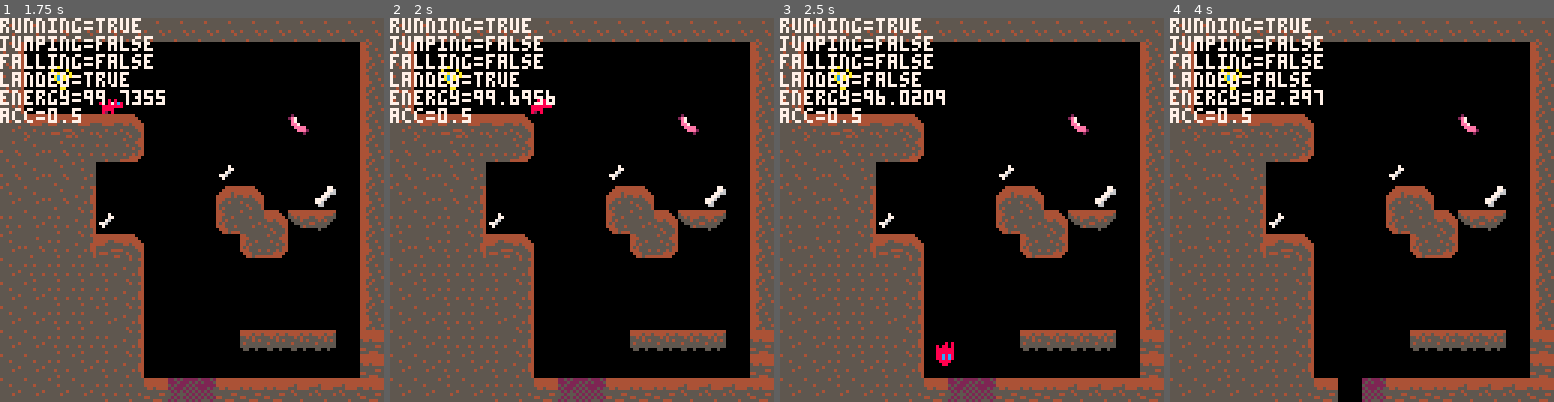
Above: before the commit, frames 1-4 (left to right).
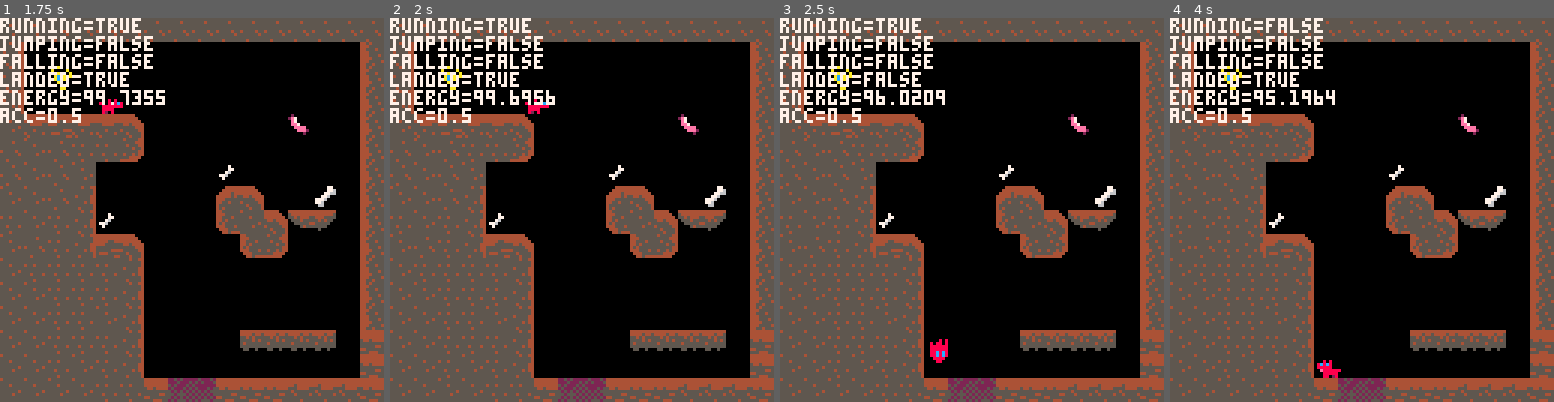
Above: after the commit, the same moments.

Repository: phf5kw/GoodBoy
Game: PICO-8 cartridge game1.p8
The game is run twice, just before and just after one commit, with the same random seed, the same clock (stepped at 60 frames per second) and the same inputs.
Inputs:
- Up to frame 1 (1.75 s): tap O (Z key) at 0.7, 1.7 s; hold Right from 1.6 s (still down)
- Up to frame 2 (2 s): keep holding Right
- Up to frame 3 (2.5 s): release Right at 2.1 s; tap O (Z key) at 2.1 s; hold Up 2.15-2.42 s; hold Right from 2.47 s (still down)
- Up to frame 4 (4 s): tap O (Z key) every 0.4 s from 2.5 to 3.7 s; release Right at 3.03 s; hold Left 3.08-3.58 s

Frame 1 is identical in both runs. In frame 2, less than 0.1% of the frame differs, in the area x 35-43%, y 21-25%; in frame 3, 0.2%; in frame 4, 1.1%, in the area x 21-50%, y 0-100%.

Commit message:
gold dog working

Diff:
--- a/game1.p8
+++ b/game1.p8
@@ -13,7 +13,7 @@
 		flp=false,
 		dx=0,
 		dy=0,
-		max_dx=1.6,
+		max_dx=1.5,
 		max_dy=2.5,
 		acc=0.5,
 		dec=0.7,
@@ -144,11 +145,13 @@
 	max_dy=player.max_dy
 	max_dx=player.max_dx
 	acc=player.acc
+	boost=player.boost
 
 	if player.power then
 		max_dy=9.5
-		max_dx=3
-		acc=5--not inc?
+		max_dx=2
+		acc=2
+		boost=4
 	elseif player.barreling then
 		max_dy=8.5
 	end
@@ -181,7 +184,7 @@
 	--jump
 	if btnp(⬆️)
 	and player.landed then
-		player.dy-=player.boost
+		player.dy-=boost
 		player.landed=false
 		player.energy-=1
 	end
@@ -238,14 +241,14 @@
 	--check collision left and right
 	if player.dx<0 then
 
-		player.dx=limit_speed(player.dx,player.max_dx)
+		player.dx=limit_speed(player.dx,max_dx)
 
 		if collide_map(player,"left",1) then
 			player.dx=0
 		end
 	elseif player.dx>0 then
 
-		player.dx=limit_speed(player.dx,player.max_dx)
+		player.dx=limit_speed(player.dx,max_dx)
 
 		if collide_map(player,"right",1) then
 			player.dx=0
@@ -278,7 +281,9 @@
 	end
 
 	--energy
-	player.energy-=depletion
+	if not player.power then
+		player.energy-=depletion
+	end
 
 end
 
